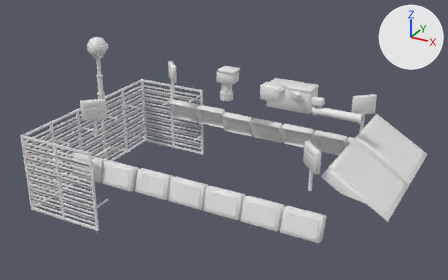
An edit to the glTF model art/parts/kit/ifv_namer.glb, drawn before and after from the same camera.
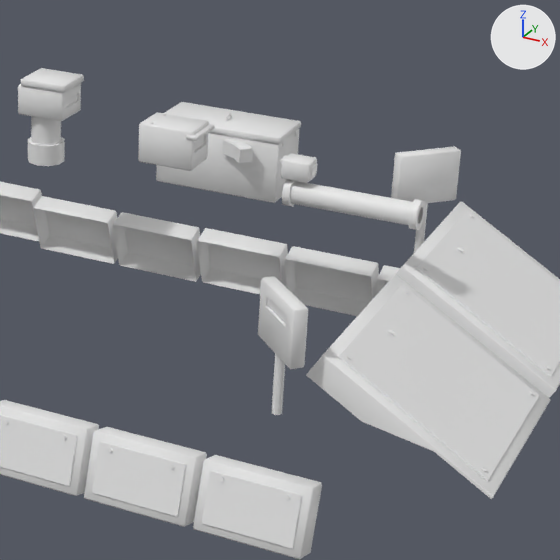
There are two pictures of each version: one whole from a camera (50 mm lens) standing at (5.27, -10.48, 7.76) and looking at (-0.42, -0.13, 2.58), one close up on the part from 47% to 92% of the width and 15% to 87% of the height. Lighting does not change. The marker at upper right points along +X, +Y and +Z. The older version's two pictures come first. Vertices at exactly the same position are counted once.

In view in the first close-up: 'kit_armour_1_hull_hull', 'kit_armour_2_hull_hull', 'kit_firepower_1_turret_metal', 'kit_firepower_2_turret_metal', 'kit_firepower_3_turret_metal', 'kit_sensors_1_hull_hull', 'kit_sensors_2_hull_hull'.
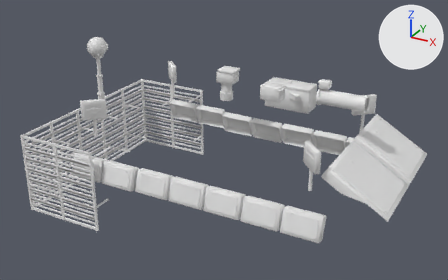
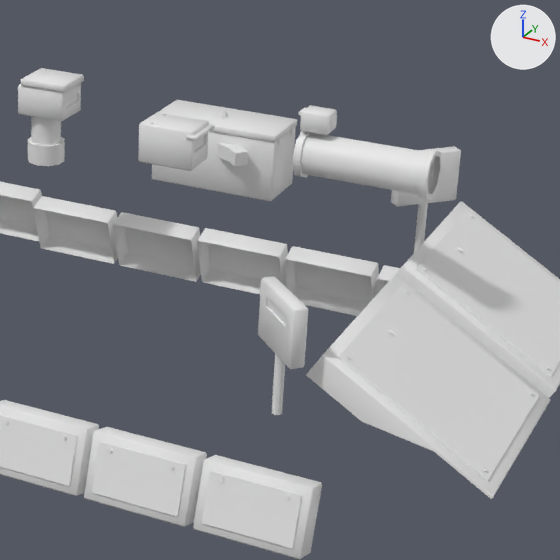
Where the change shows, as pixel boxes (x1, y1, x2, y2) in the close-ups (560 x 560 px; the box of a moved part takes in the faces that stretch with it):
'kit_firepower_2_turret_metal', reshaped (23% taller)
    before: (279, 153, 425, 230)
    after: (292, 105, 442, 200)
'kit_firepower_3_turret_metal', reshaped
    before: (156, 102, 301, 203)
    after: (152, 100, 297, 202)
part 1 of me_kit_firepower_2_turret_metal, moved or reshaped
    before: (281, 153, 317, 183)
    after: (300, 105, 337, 135)
part 2 of me_kit_firepower_2_turret_metal, moved or reshaped
    before: (310, 163, 317, 178)
    after: (330, 115, 337, 130)
part 3 of me_kit_firepower_2_turret_metal, moved or reshaped
    before: (282, 180, 425, 230)
    after: (292, 131, 442, 199)
part 4 of me_kit_firepower_3_turret_metal, moved or reshaped
    before: (156, 129, 300, 203)
    after: (152, 127, 296, 202)
part 5 of me_kit_firepower_3_turret_metal, moved or reshaped
    before: (165, 102, 301, 144)
    after: (158, 100, 297, 143)
part 6 of me_kit_firepower_3_turret_metal, moved or reshaped
    before: (226, 113, 232, 121)
    after: (221, 111, 228, 119)
part 7 of me_kit_firepower_3_turret_metal, moved or reshaped
    before: (222, 139, 253, 163)
    after: (218, 143, 248, 166)

Patch to the scene script:
```diff
--- a/art/parts/kit/ifv_namer.glb.py
+++ b/art/parts/kit/ifv_namer.glb.py
@@ me_kit_firepower_2_turret_metal @@
 # used by ob_kit_firepower_2_turret_metal; location = (0.0, 0.0, 0.0)
-me_kit_firepower_2_turret_metal.from_pydata(...)  # 120 vertices, 206 faces; spans x 1.396..2.388, y -0.106..0.106, z 3.443..3.799
+me_kit_firepower_2_turret_metal.from_pydata(...)  # 120 vertices, 206 faces; spans x 1.505..2.447, y -0.16..0.185, z 3.666..4.155
+# me_kit_firepower_2_turret_metal part 1: the loose piece of 24 vertices spanning x 1.424..1.624, y -0.08..0.08, z 3.659..3.799 is moved by (0.109, 0.012, 0.356)
+# me_kit_firepower_2_turret_metal part 2: the loose piece of 20 vertices spanning x 1.624..1.636, y -0.05..0.05, z 3.689..3.769 is moved by (0.109, 0.012, 0.356)
+# me_kit_firepower_2_turret_metal part 3: 64 of 120 vertices moved; they spanned x 1.45..2.388, y -0.106..0.106, z 3.443..3.655 and now span x 1.529..2.447, y -0.16..0.185, z 3.666..4.01; mean shift (0.069, 0.012, 0.289); largest move (1.45, 0.0, 3.607) -> (1.529, 0.012, 3.973)
+# other edits to the shape of me_kit_firepower_2_turret_metal do not show in these pictures
@@ me_kit_firepower_3_turret_metal @@
 # used by ob_kit_firepower_3_turret_metal; location = (0.0, 0.0, 0.0)
-me_kit_firepower_3_turret_metal.from_pydata(...)  # 88 vertices, 152 faces; spans x 0.239..1.205, y 0.309..0.89, z 3.25..3.793
+me_kit_firepower_3_turret_metal.from_pydata(...)  # 88 vertices, 152 faces; spans x 0.239..1.205, y 0.225..0.806, z 3.29..3.833
+# me_kit_firepower_3_turret_metal part 4: the loose piece of 24 vertices spanning x 0.245..1.195, y 0.464..0.884, z 3.25..3.7 is moved by (0.0, -0.084, 0.04)
+# me_kit_firepower_3_turret_metal part 5: the loose piece of 24 vertices spanning x 0.239..1.201, y 0.458..0.89, z 3.7..3.75 is moved by (0.0, -0.084, 0.04)
+# me_kit_firepower_3_turret_metal part 6: the loose piece of 12 vertices spanning x 0.713..0.727, y 0.617..0.731, z 3.74..3.793 is moved by (0.0, -0.084, 0.04)
+# me_kit_firepower_3_turret_metal part 7: the loose piece of 12 vertices spanning x 0.778..1.035, y 0.309..0.529, z 3.57..3.67 is moved by (0.0, -0.084, 0.0)
+# other edits to the shape of me_kit_firepower_3_turret_metal do not show in these pictures
```
